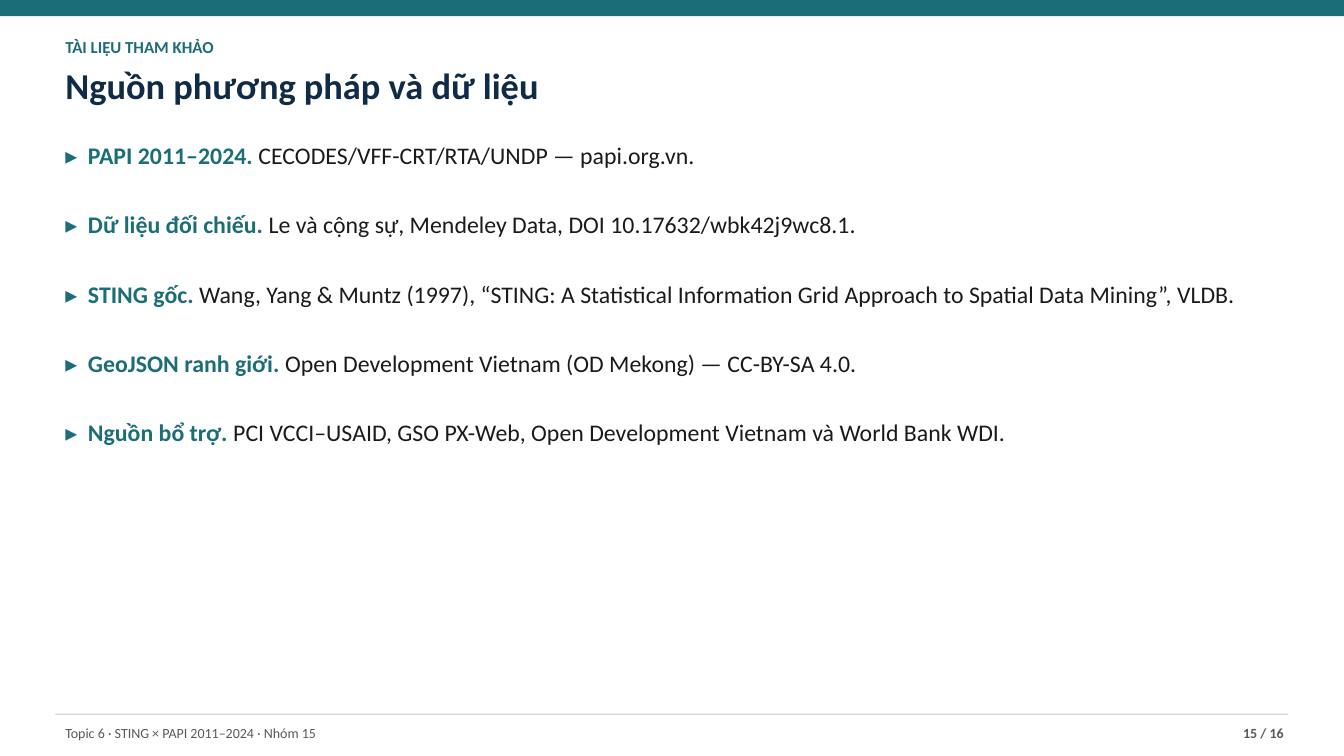
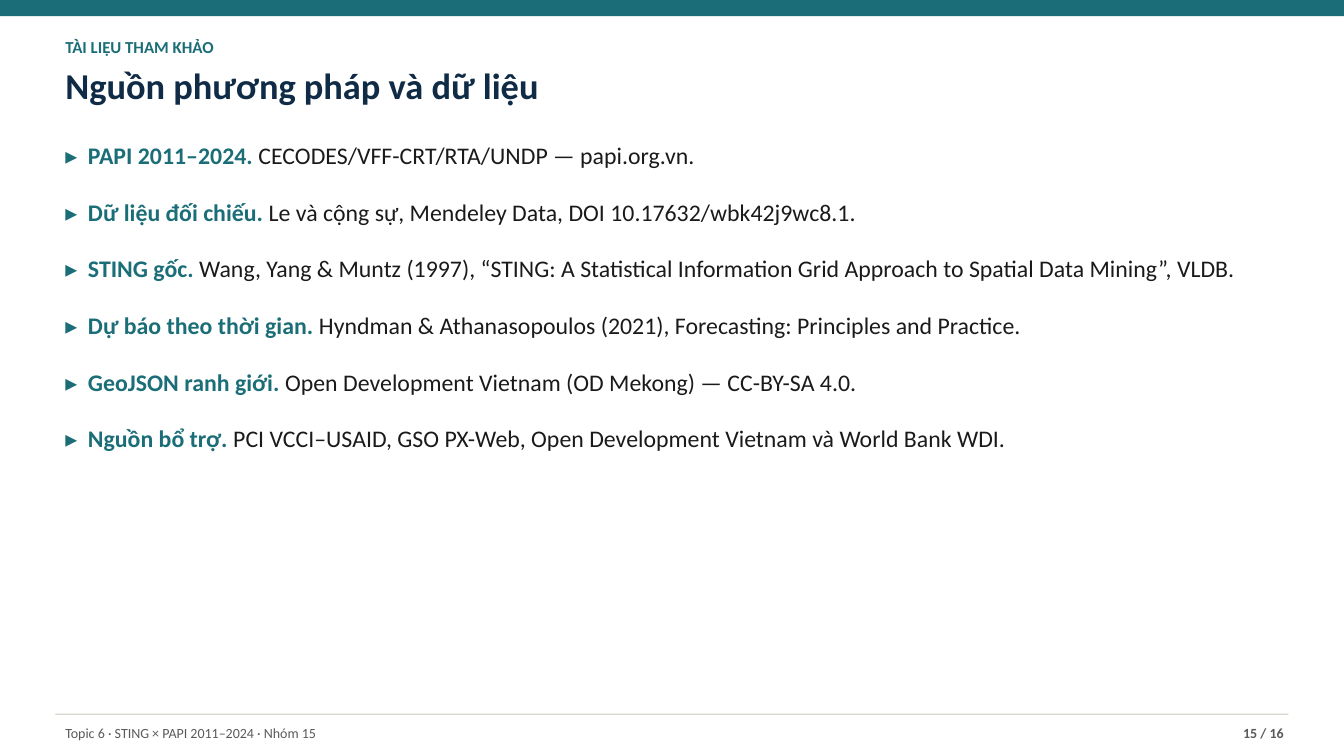
Before and after one commit to JasonTM17/Grid_Based_Sociology, a slide deck: slide 15 of slides/final.pptx. Drawn at 1344x756 pixels with LibreOffice and Linux fonts; fonts in the diff are those of the drawing. Boxes give left, top, right and bottom in pixels: in the first picture for what was removed or moved away, otherwise in the second. Text is boxed around its words. In the diff, an @@ line names an element or a change of style, - is before the commit and + after.

Commit message:
feat(papi): audit grid assignments and refresh submission artifacts

```diff
--- a/slides/final.pptx
+++ b/slides/final.pptx
@@ text at (x1=88, y1=147, x2=1234, y2=451): less space between paragraphs @@
@@ text at (x1=88, y1=316, x2=1021, y2=338): paragraph added @@
+▸ Dự báo theo thời gian. Hyndman & Athanasopoulos (2021), Forecasting: Principles and Practice.
```
Also in this commit, not shown: 5 other slides changed, 3 slides added, 3 slides removed, 43 other files.
